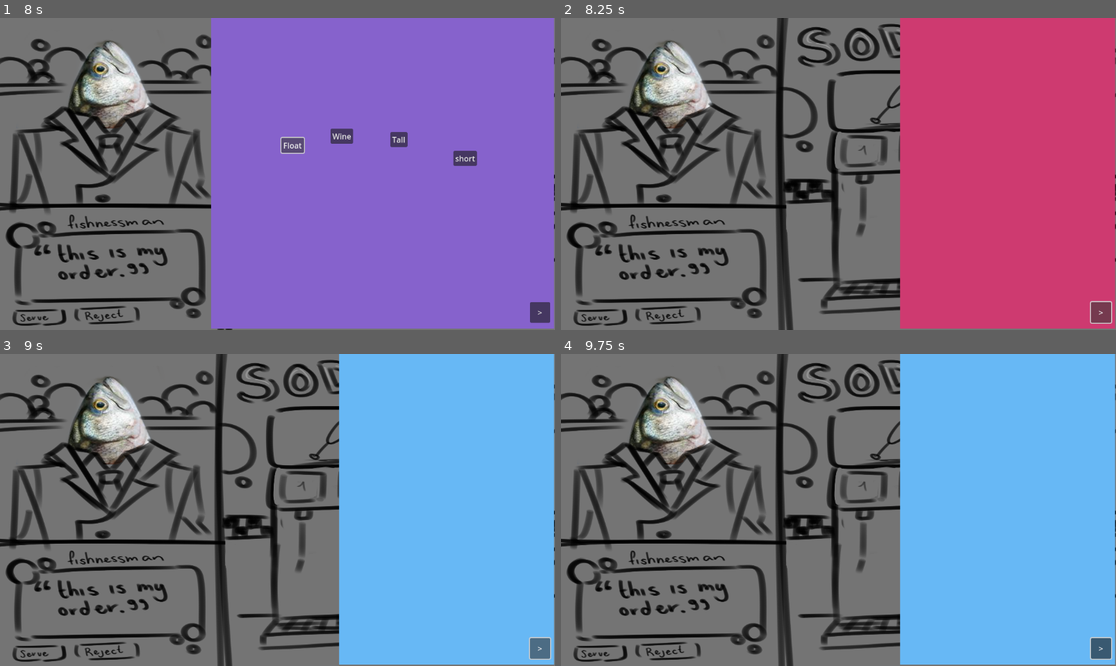
Above: before the commit, frames 1-4 (two rows, left to right).
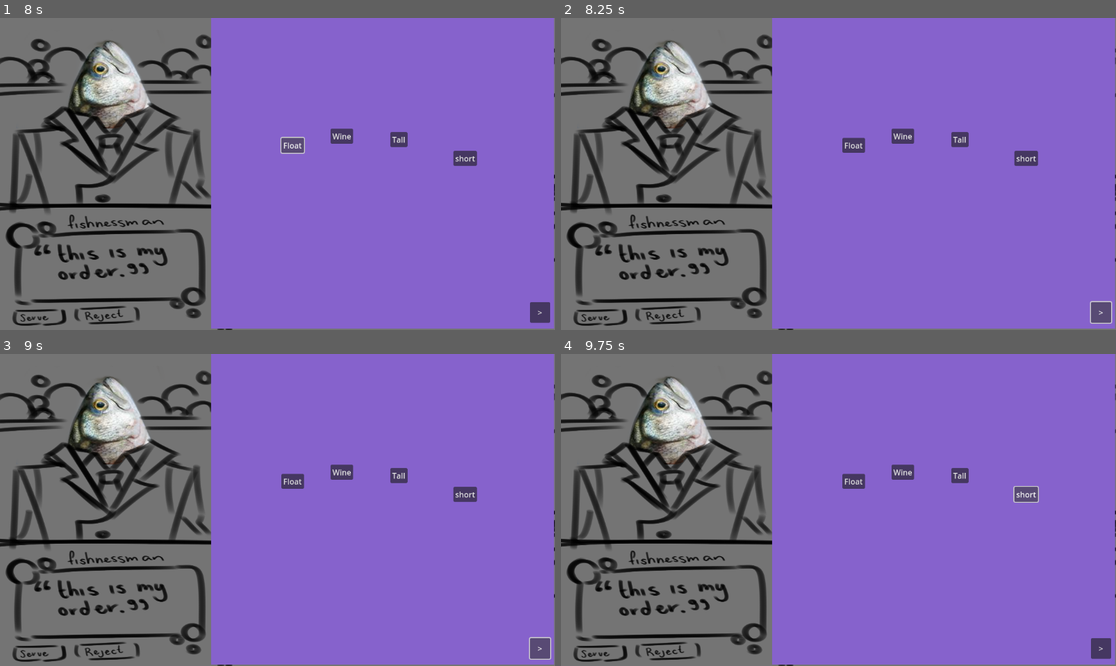
Above: after the commit, the same moments.

Repository: NagareNegishi/GGJ-Bar-acuda
Game: Godot game, scene res://Scenes/menu.tscn
Same seed, same stepped clock (60 frames per second), same inputs: the game is played once before the commit and once after it. The project has no main scene, so this scene is started directly.
Inputs (mouse positions are in pixels of both pictures, inside the frame that each line leads up to):
- Up to frame 1 (8 s): click "Start" at 0.5 s; click ">" at 1.25 s; click "short" at 2 s; click "Tall" at 2.75 s; click "Wine" at 3.5 s; click "Float" at 4.25 s; click "short" at 5 s; click "Tall" at 5.75 s; click "Wine" at 6.5 s; click "Float" at 7.25 s
- Up to frame 2 (8.25 s): click ">" at 8 s
- Up to frame 3 (9 s): click ">" at 8.75 s
- Up to frame 4 (9.75 s): click (1027, 494) at 9.5 s, where only the run after the commit has a clickable "short"

Frame 1 is identical in both runs. In frame 2, 62% of the frame differs, in the area x 38-100%, y 0-100%; in frame 3, 61%; in frame 4, 62%.

Commit message:
moved next activity button to drink building

Diff:
--- a/Scenes/Game/Drink_Building.tscn
+++ b/Scenes/Game/Drink_Building.tscn
@@ -23,9 +23,20 @@
 
 [node name="UserDrink" parent="." instance=ExtResource("6_683gw")]
 
+[node name="CanvasLayer" type="CanvasLayer" parent="."]
+
+[node name="NextActivityBtn" type="Button" parent="CanvasLayer"]
+offset_left = 1100.0
+offset_top = 590.0
+offset_right = 1142.0
+offset_bottom = 633.0
+text = ">"
+metadata/_edit_use_anchors_ = true
+
 [connection signal="pressed" from="GlassesCupsBottles/ShortGlassBtn" to="." method="_on_short_glass_btn_pressed"]
 [connection signal="pressed" from="GlassesCupsBottles/TallGlassBtn" to="." method="_on_tall_glass_btn_pressed"]
 [connection signal="pressed" from="GlassesCupsBottles/WineGlassBtn" to="." method="_on_wine_glass_btn_pressed"]
 [connection signal="pressed" from="GlassesCupsBottles/FloatGlassBtn" to="." method="_on_float_glass_btn_pressed"]
+[connection signal="pressed" from="CanvasLayer/NextActivityBtn" to="." method="_on_next_activity_btn_pressed"]
 
 [editable path="GlassesCupsBottles"]
--- a/Scenes/Game/Main_Game.tscn
+++ b/Scenes/Game/Main_Game.tscn
@@ -14,14 +14,3 @@
 expand_mode = 1
 
 [node name="DrinkBuilding" parent="." instance=ExtResource("3_yiso3")]
-
-[node name="CanvasLayer" type="CanvasLayer" parent="."]
-
-[node name="NextActivityBtn" type="Button" parent="CanvasLayer"]
-offset_left = 1100.0
-offset_top = 590.0
-offset_right = 1142.0
-offset_bottom = 633.0
-text = ">"
-
-[connection signal="pressed" from="CanvasLayer/NextActivityBtn" to="." method="_on_next_activity_btn_pressed"]
--- a/Scenes/Game/drink_building.gd
+++ b/Scenes/Game/drink_building.gd
@@ -52,3 +52,15 @@
 
 func _on_float_glass_btn_pressed() -> void:
 	user_drink.selected_glass = user_drink.GlassTypes.FLOAT
+
+
+func _on_next_activity_btn_pressed() -> void:
+	if _check_valid():
+		if curr_act_state == 3:
+			curr_act_state = 0
+		else:
+			curr_act_state+=1
+		#drink_building.curr_act_state+=1
+
+func _check_valid() -> bool:
+	return false
--- a/Scenes/Game/main_game.gd
+++ b/Scenes/Game/main_game.gd
@@ -11,11 +11,11 @@
 	pass
 
 
-func _on_next_activity_btn_pressed() -> void:
-	if drink_building.user_drink.selected_glass != drink_building.user_drink.GlassTypes.NONE : #we can take this extra if out if we want people to be able to order a pile of straws or something
-		if drink_building.curr_act_state == 3:
-			drink_building.curr_act_state = 0
-		else:
-			drink_building.curr_act_state+=1
-	else:
-		print("you cannot proceed without a glass....")
+#func _on_next_activity_btn_pressed() -> void:
+	#if drink_building.user_drink.selected_glass != drink_building.user_drink.GlassTypes.NONE : #we can take this extra if out if we want people to be able to order a pile of straws or something
+		#if drink_building.curr_act_state == 3:
+			#drink_building.curr_act_state = 0
+		#else:
+			#drink_building.curr_act_state+=1
+	#else:
+		#print("you cannot proceed without a glass....")
